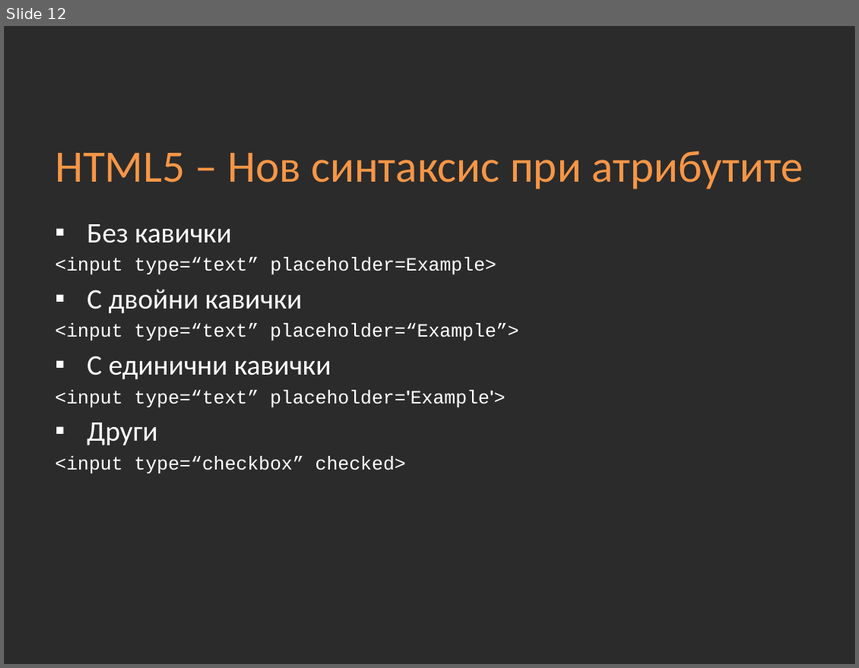
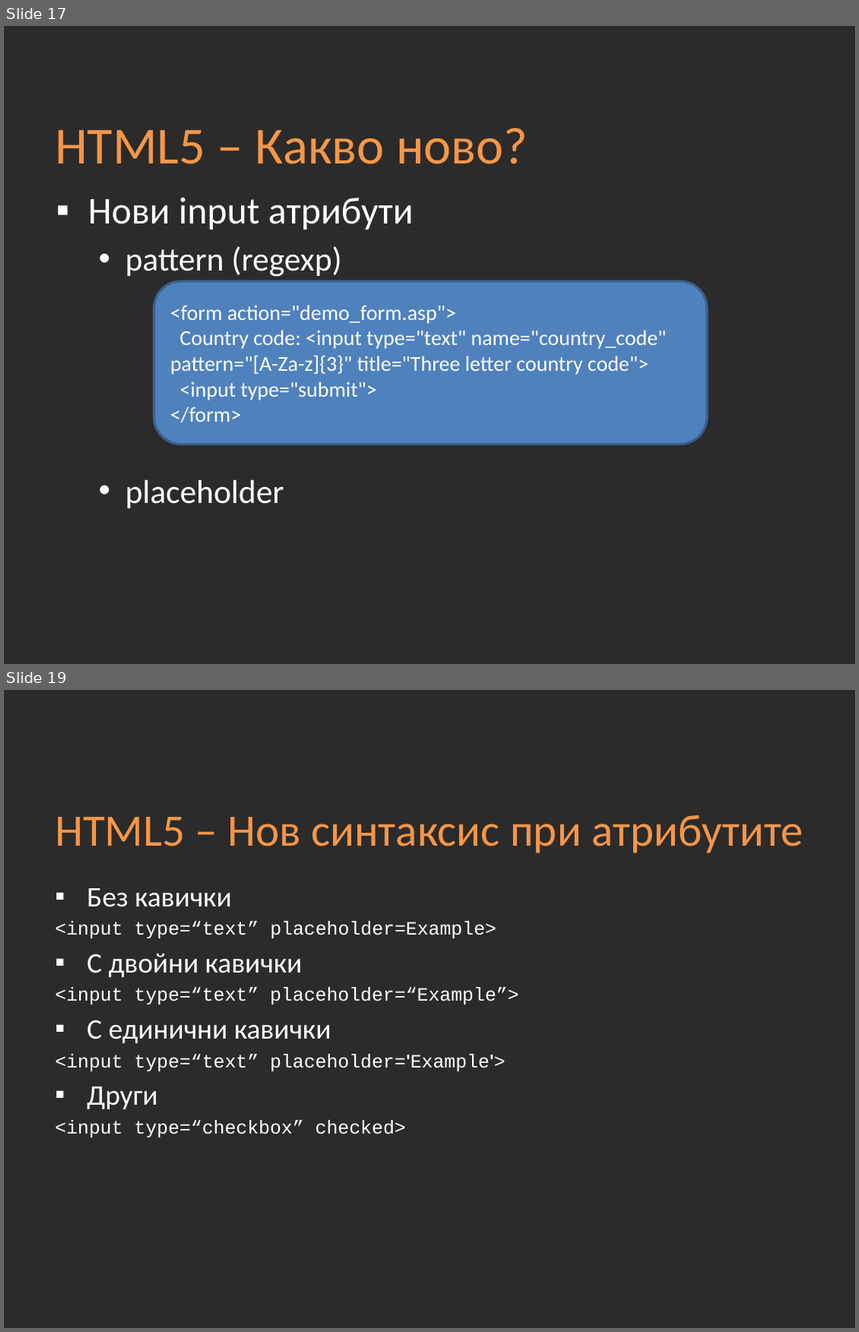
Before and after one commit to Academy-Soft-Intellect/Front-End-Course, a slide deck: 03-HTML5/03-HTML5.pptx. Shown one above the other, each under a label of ours: slide 12 before the commit, slides 17 and 19 after it; the slides between them are not shown. The pictures are 859x668 and 859x1332 pixels, drawn with LibreOffice and Linux fonts; fonts in the diff are those of the drawing; background and template pictures are left out; a plain dark background stands for a picture behind light text. Boxes give left, top, right and bottom in pixels: in the first picture for what was removed or moved away, otherwise in the second. Text is boxed around its words. In the diff, an @@ line names an element or a change of style, - is before the commit and + after.

Commit message:
HTML presentations change

```diff
--- a/03-HTML5/03-HTML5.pptx
+++ b/03-HTML5/03-HTML5.pptx
@@ slide 17 added at bbox=[4, 26, 855, 664], background picture (left out) @@
@@ title added at bbox=[55, 128, 528, 164], 44 pt, text #F79646 @@
+HTML5 – Какво ново?
@@ text added at bbox=[88, 198, 414, 509], 28 pt, text #FFFFFF @@
+▪ Нови input атрибути
+  • pattern (regexp)
+  • placeholder
@@ rounded rectangle added at bbox=[154, 281, 707, 445], fill #4F81BD, outline #3A5F8C 2 pt, 18 pt, text #FFFFFF @@
+<form action="demo_form.asp">
+Country code: <input type="text" name="country_code" pattern="[A-Za-z]{3}" title="Three letter country code">
+<input type="submit">
+</form>
@@ what was slide 12 is now slide 19 @@
```
Also in this commit, not shown: 9 slides changed, 10 other slides added, 2 slides removed.
